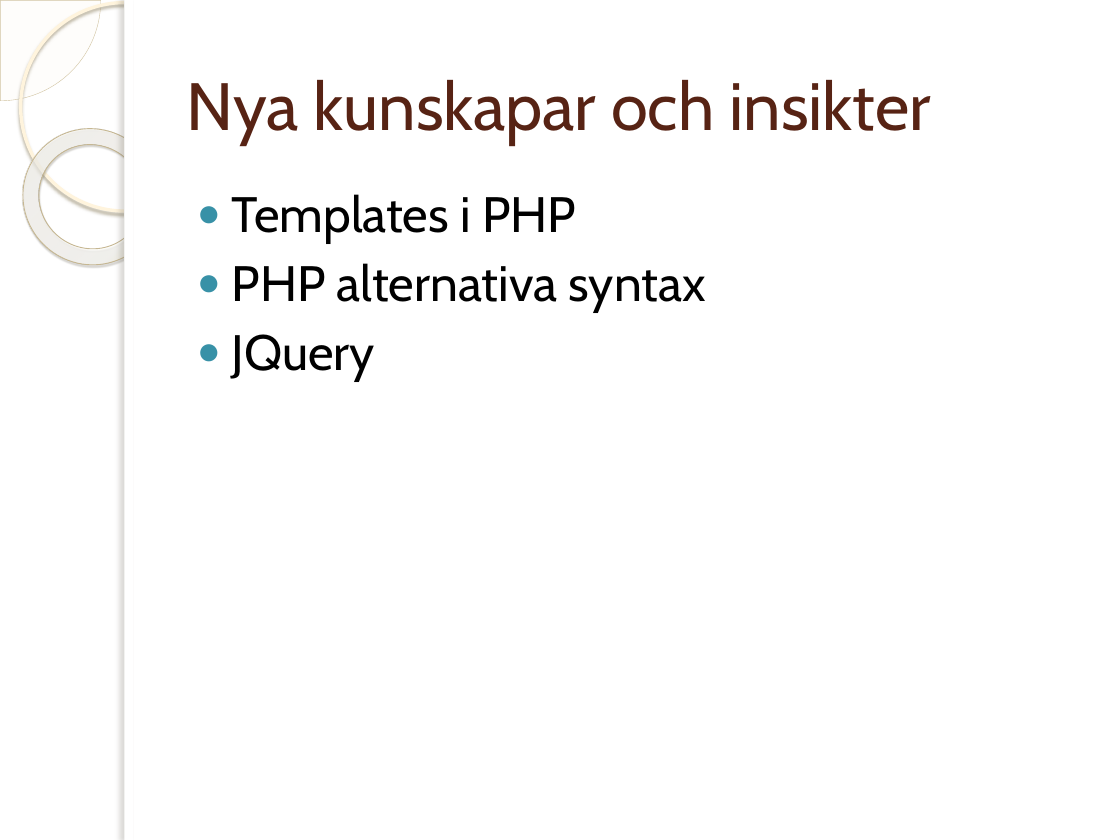
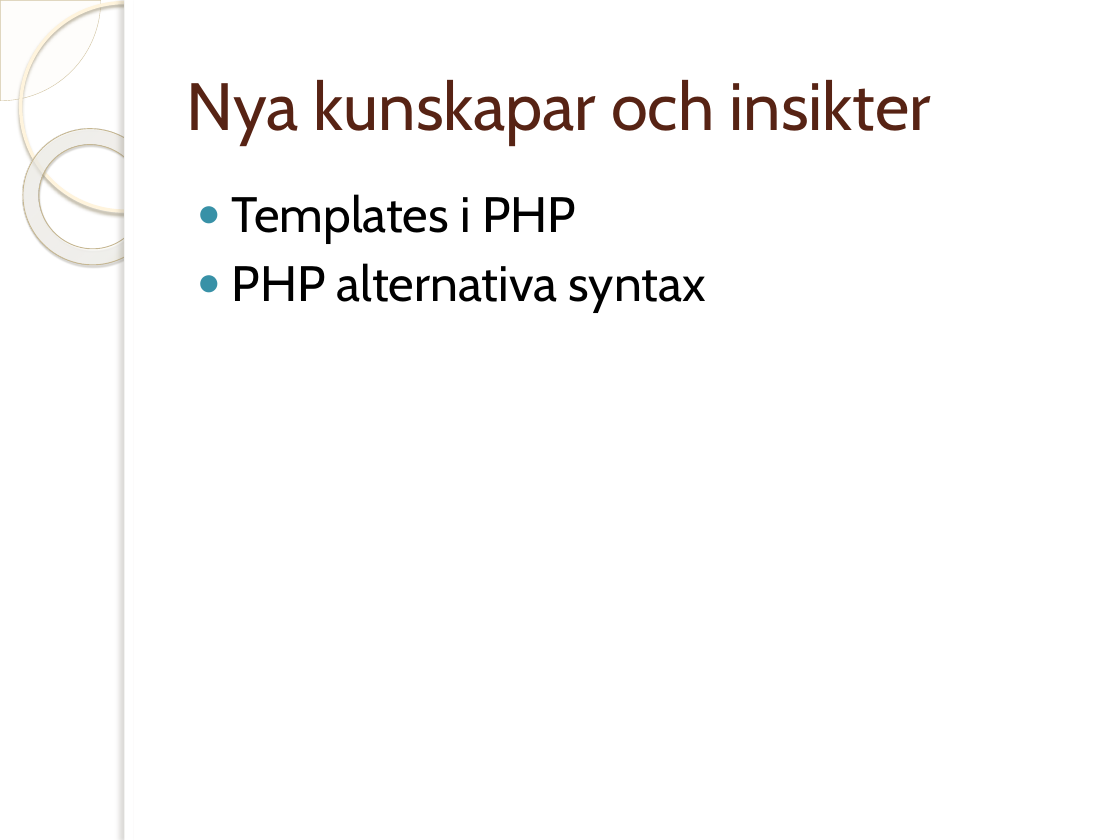
Before and after one commit to SvanteArvedson/Web-Developing-with-PHP, a slide deck: slide 12 of presentation/presentation-bildspel.pptx. Drawn at 1120x840 pixels with LibreOffice and Linux fonts; fonts in the diff are those of the drawing; background and template pictures are left out. Boxes give left, top, right and bottom in pixels: in the first picture for what was removed or moved away, otherwise in the second. Text is boxed around its words. In the diff, an @@ line names an element or a change of style, - is before the commit and + after.

```diff
--- a/presentation/presentation-bildspel.pptx
+++ b/presentation/presentation-bildspel.pptx
@@ text at box(232, 334, 375, 381): paragraph removed @@
-● JQuery
```
Also in this commit, not shown: 1 other slide changed.
